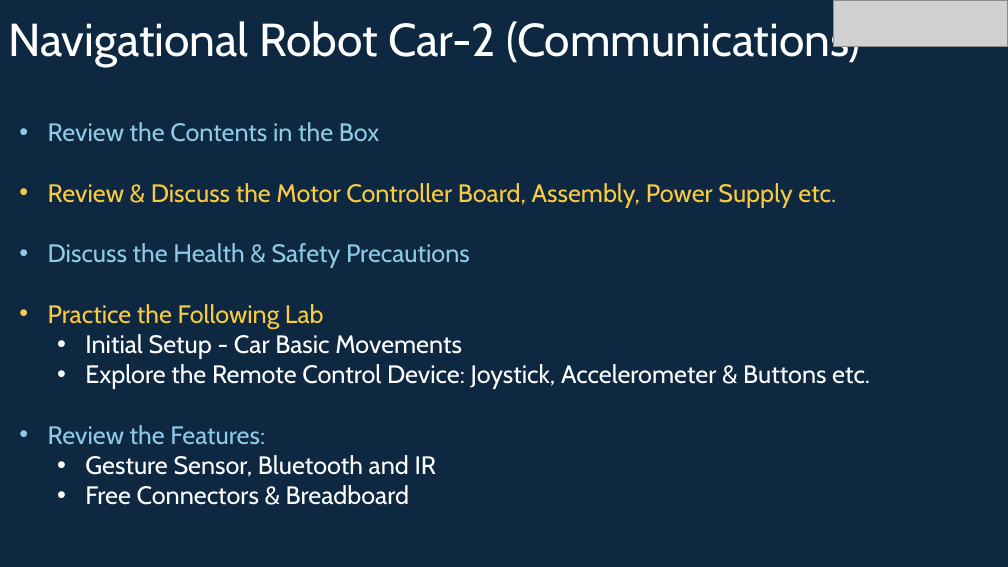
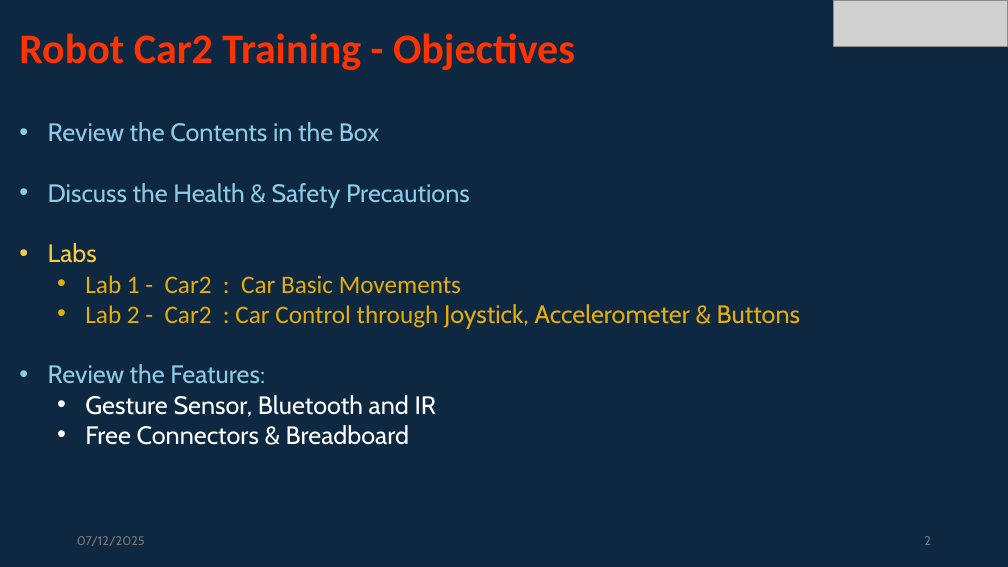
Before and after one commit to info-zas/Training, a slide deck: slide 2 of GPREC/05_Navigational_Robot_Car-2-Comms/ZASRobotics_Car-2.pptx. Drawn at 1008x567 pixels with LibreOffice and Linux fonts; fonts in the diff are those of the drawing; grey boxes stand for pictures. Boxes give left, top, right and bottom in pixels: in the first picture for what was removed or moved away, otherwise in the second. Text is boxed around its words. In the diff, an @@ line names an element or a change of style, - is before the commit and + after.

```diff
--- a/GPREC/05_Navigational_Robot_Car-2-Comms/ZASRobotics_Car-2.pptx
+++ b/GPREC/05_Navigational_Robot_Car-2-Comms/ZASRobotics_Car-2.pptx
@@ title removed at (8, 17, 860, 67) @@
-Navigational Robot Car-2 (Communications)
@@ text added at (19, 33, 575, 70), 40 pt, text #FF3300, bold @@
+Robot Car2 Training - Objectives
@@ text at (48, 183, 836, 208): paragraph removed @@
-• Review & Discuss the Motor Controller Board, Assembly, Power Supply etc.
@@ text at (48, 243, 800, 329): text changed; font Cabin to Calibri; text colour #FFFFFF to #E4AD07 @@
-• Practice the Following Lab
-  • Initial Setup - Car Basic Movements
-  • Explore the Remote Control Device: Joystick, Accelerometer & Buttons etc.
+• Labs
+  • Lab 1 - Car2 : Car Basic Movements
+  • Lab 2 - Car2 : Car Control through Joystick, Accelerometer & Buttons
@@ text added at (77, 536, 145, 546), 12 pt, text #797979 @@
+07/12/2025
@@ page number added at (924, 536, 931, 545), 12 pt, text #797979 @@
+2
```
Also in this commit, not shown: 5 other slides changed, 6 slides added, 11 slides removed, 1 other file.
